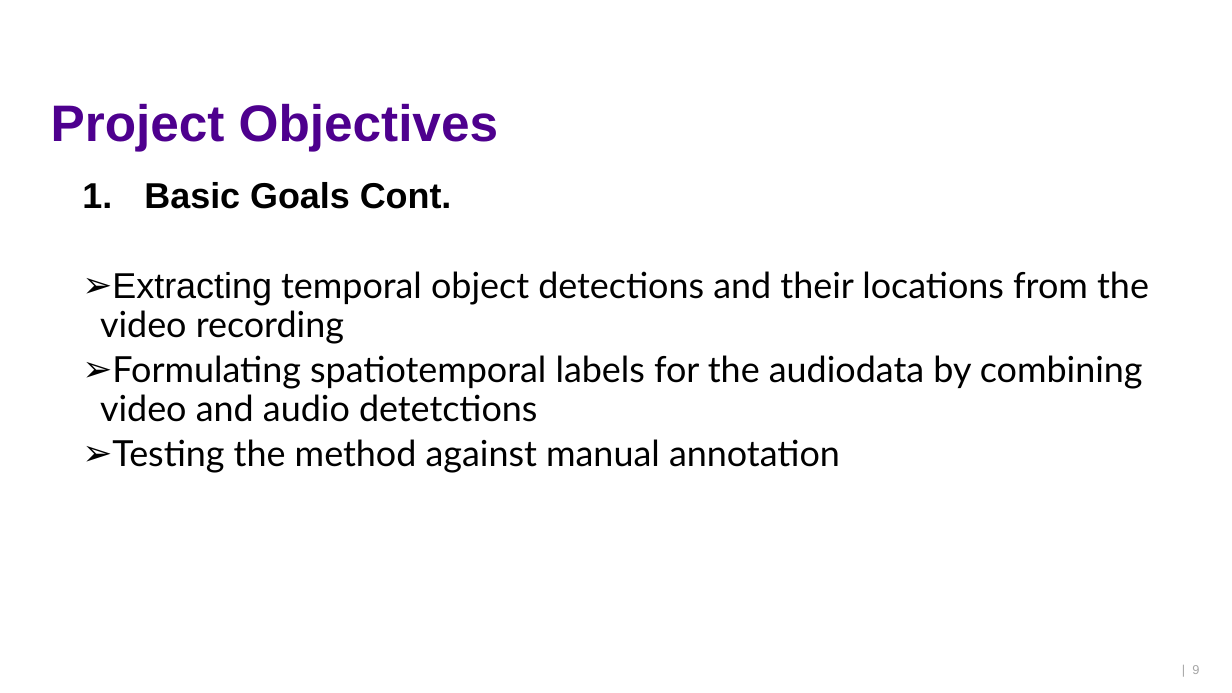
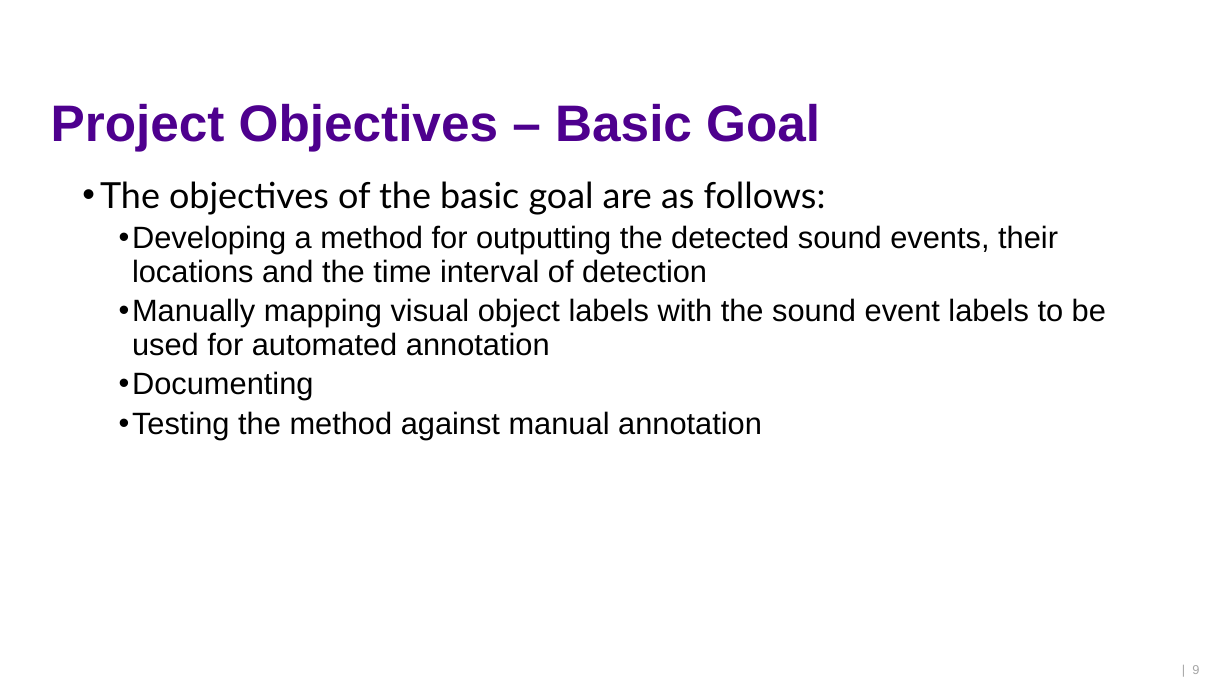
Before and after one commit to ktlhtn/AutoSTAnnot, a slide deck: slide 9 of Power point files/Project plan report.pptx. Drawn at 1232x693 pixels with LibreOffice and Linux fonts; fonts in the diff are those of the drawing; background and template pictures are left out. Boxes give left, top, right and bottom in pixels: in the first picture for what was removed or moved away, otherwise in the second. Text is boxed around its words. In the diff, an @@ line names an element or a change of style, - is before the commit and + after.

```diff
--- a/Power point files/Project plan report.pptx
+++ b/Power point files/Project plan report.pptx
@@ title at <box>51,103,820,151</box>: text changed @@
-Project Objectives
+Project Objectives – Basic Goal
@@ text at <box>100,181,1106,400</box>: text changed; size 28 to 24 pt; font Lato to Arial @@
-  1. Basic Goals Cont.
-  ➢ Extracting temporal object detections and their locations from the video recording
-  ➢ Formulating spatiotemporal labels for the audiodata by combining video and audio detetctions
+  • The objectives of the basic goal are as follows:
+    • Developing a method for outputting the detected sound events, their locations and the time interval of detection
+    • Manually mapping visual object labels with the sound event labels to be used for automated annotation
+    • Documenting
@@ text at <box>132,411,762,440</box>: size 28 to 24 pt, font Lato to Arial in "Testing the method against manual annotation"; bullet ➢ to •; list level 2 to 3 in "Testing the method against manual ..." @@
```
Also in this commit, not shown: 8 other slides changed, 8 slides added, 1 slide removed, 2 other files.
